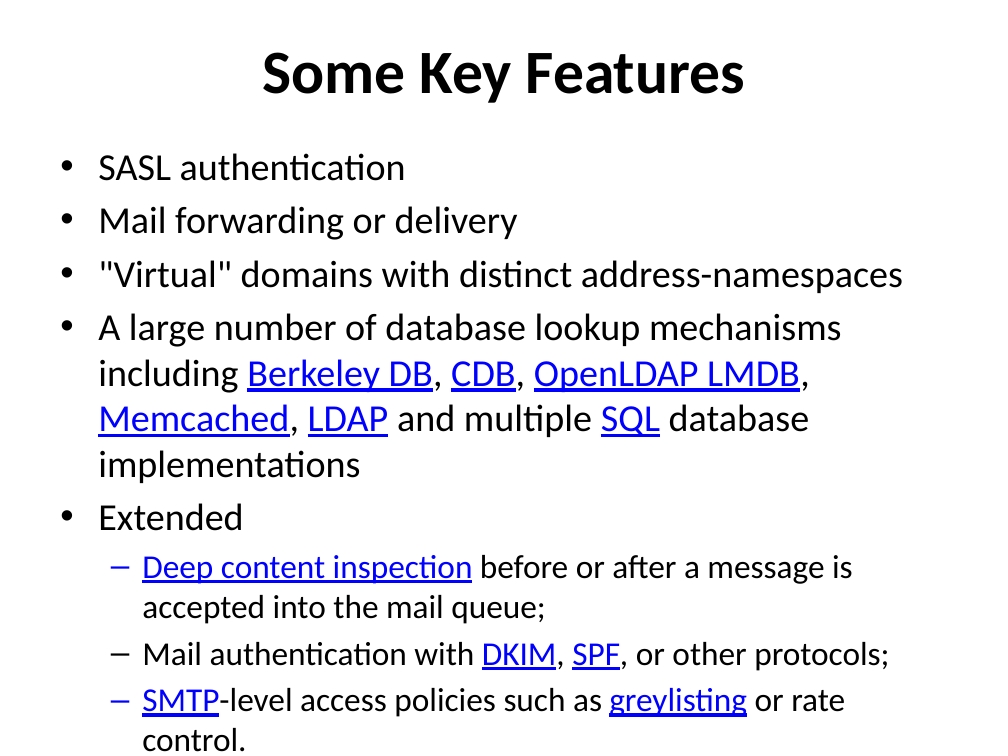
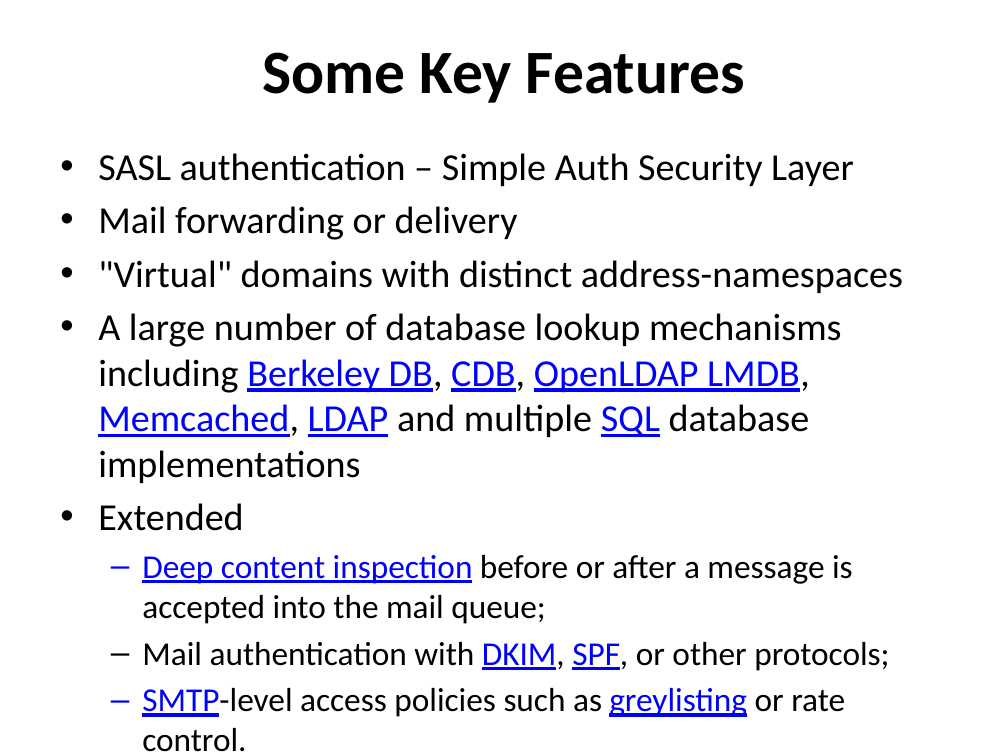
Before and after one commit to afnog/afnog.github.io, a slide deck: slide 5 of sse/postfix/postfix-mailgateway-debian.pptx. Drawn at 1008x756 pixels with LibreOffice and Linux fonts; fonts in the diff are those of the drawing. Boxes give left, top, right and bottom in pixels: in the first picture for what was removed or moved away, otherwise in the second. Text is boxed around its words. In the diff, an @@ line names an element or a change of style, - is before the commit and + after.

```diff
--- a/sse/postfix/postfix-mailgateway-debian.pptx
+++ b/sse/postfix/postfix-mailgateway-debian.pptx
@@ text at (98,153,854,186): text changed @@
-• SASL authentication
+• SASL authentication – Simple Auth Security Layer
```
Also in this commit, not shown: 1 other slide changed, 7 other files.
